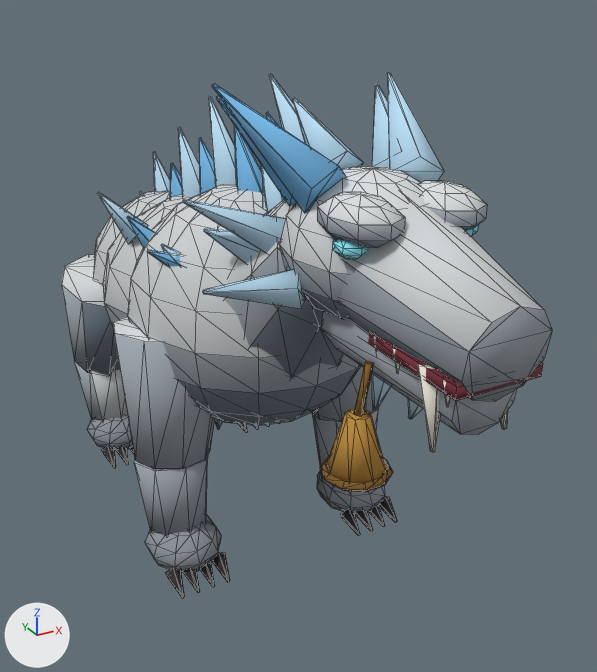
The glTF model apps/web/public/models/units/old-frostmaw.glb, before and after one commit.
Camera for both pictures: a 50 mm camera at (-0.56, -1.27, 0.937) aimed at (0.084, -0.1, 0.352). The axes (+X, +Y, +Z) are drawn at lower left. The lights are the same throughout. The older version comes first. Mesh edges are drawn as thin lines. Vertices at exactly the same position are counted once.

Names of what the first picture shows: 'OldFrostmawMesh'.
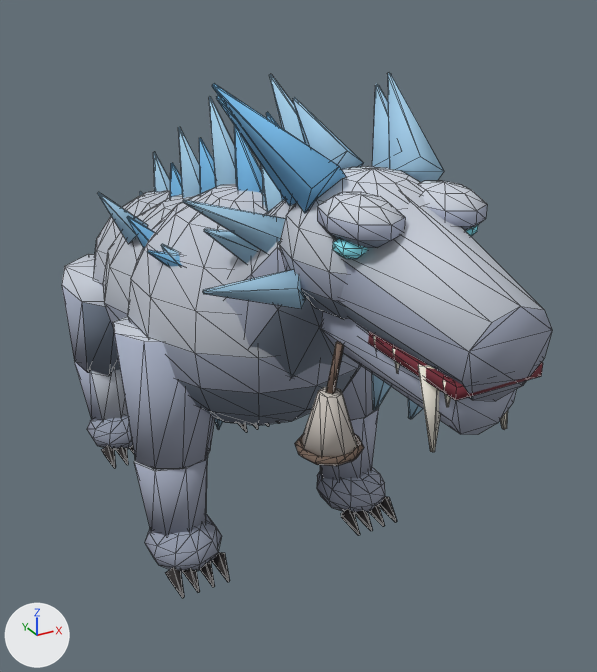
Location of each change, (x1, y1, x2, y2) in pixels of the pictures (597 x 672 px; the box of a moved part takes in the faces that stretch with it):
part 1 of me_oldfrostmawmesh, moved or reshaped: before (327, 409, 386, 483); after (302, 387, 357, 457)
part 2 of me_oldfrostmawmesh, moved or reshaped: before (354, 361, 373, 416); after (326, 341, 344, 394)
part 3 of me_oldfrostmawmesh, moved or reshaped: before (320, 456, 393, 492); after (295, 434, 364, 466)
part 4 of me_oldfrostmawmesh, recoloured: (62, 72, 552, 568) in both

The edits, one by one:
me_oldfrostmawmesh is used by ob_oldfrostmawmesh; location (0.0, 0.0, 0.0).
me_oldfrostmawmesh had 1720 vertices, 3052 faces and spanned x -0.244..0.244, y -0.708..0.656, z 0.002..0.81.
me_oldfrostmawmesh now has 1776 vertices, 3156 faces and spans x -0.244..0.244, y -0.708..0.656, z 0.002..0.81.
me_oldfrostmawmesh part 1: the loose piece of 16 vertices spanning x -0.117..-0.039, y -0.581..-0.503, z 0.376..0.454 is moved by (0.0, 0.065, 0.0).
me_oldfrostmawmesh part 2: the loose piece of 8 vertices spanning x -0.084..-0.059, y -0.549..-0.535, z 0.453..0.52 is moved by (0.0, 0.065, 0.0).
me_oldfrostmawmesh part 3: the loose piece of 40 vertices spanning x -0.123..-0.032, y -0.585..-0.499, z 0.369..0.383 is moved by (0.0, 0.065, 0.0).
me_oldfrostmawmesh part 4: 2180 kept faces spanning x -0.244..0.244, y -0.708..0.656, z 0.002..0.81 get new vertex colours.
Other edits to the shape of me_oldfrostmawmesh do not show in these pictures.
